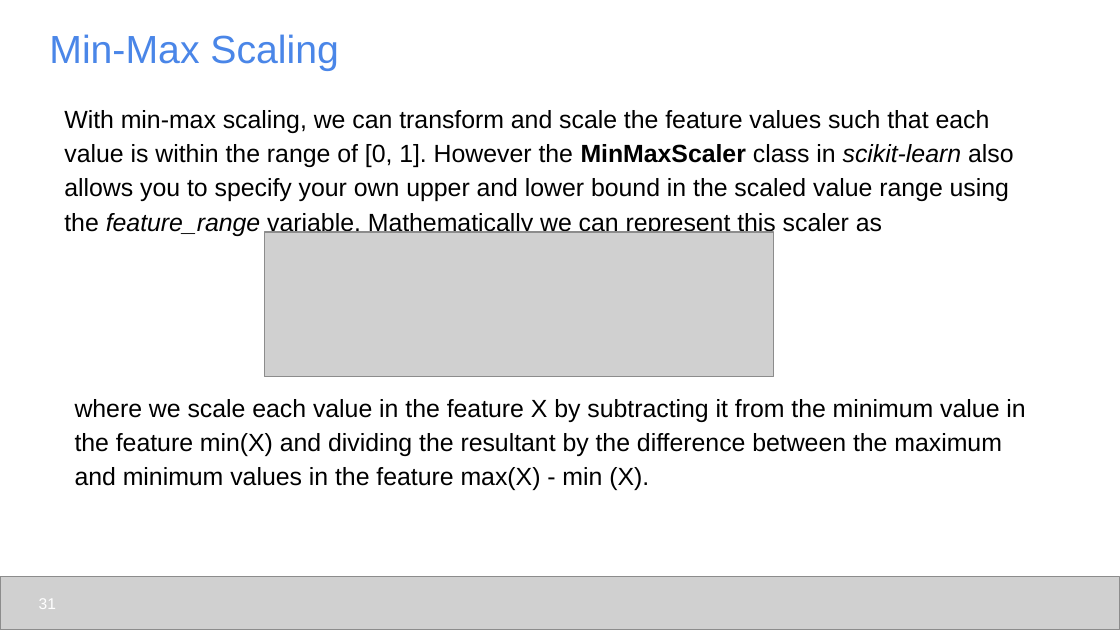
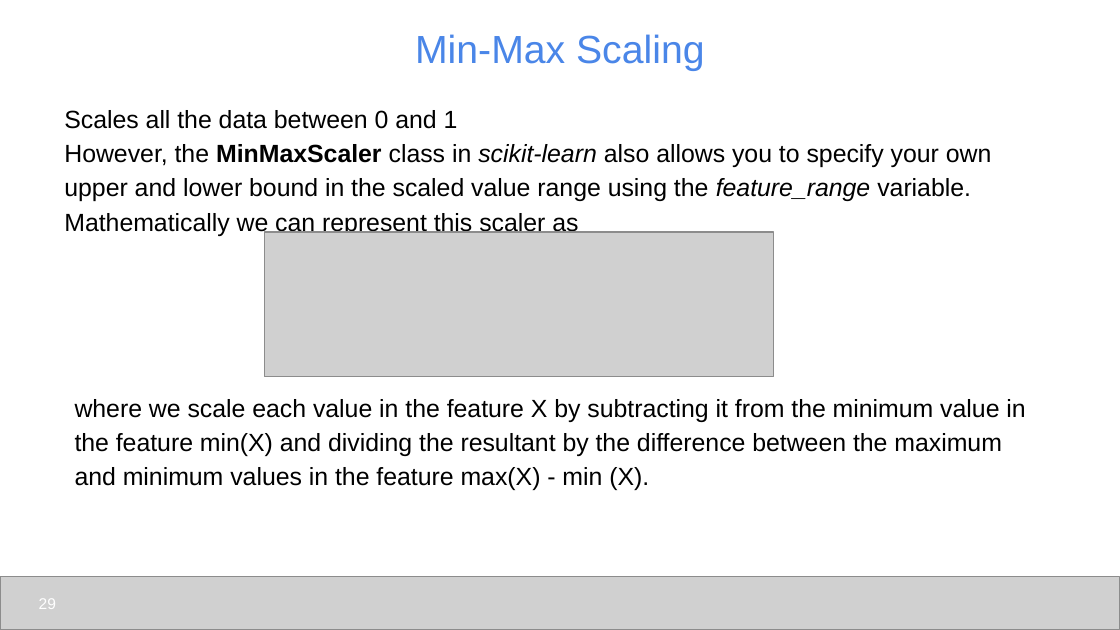
Before and after one commit to udel-cbcb/al_ml_workshop, a slide deck: slide 29 of Day_3/Lectures/Day_3_Lecture_Feature_Engineering_Scaling_Selection.pptx (slide 31 before the commit). Drawn at 1120x630 pixels with LibreOffice and Linux fonts; fonts in the diff are those of the drawing; grey boxes stand for pictures. Boxes give left, top, right and bottom in pixels: in the first picture for what was removed or moved away, otherwise in the second. Text is boxed around its words. In the diff, an @@ line names an element or a change of style, - is before the commit and + after.

```diff
--- a/Day_3/Lectures/Day_3_Lecture_Feature_Engineering_Scaling_Selection.pptx
+++ b/Day_3/Lectures/Day_3_Lecture_Feature_Engineering_Scaling_Selection.pptx
@@ title "Min-Max Scaling" at (x1=415, y1=34, x2=704, y2=71): alignment left to centre @@
@@ text at (x1=64, y1=110, x2=992, y2=237): text changed @@
-With min-max scaling, we can transform and scale the feature values such that each value is within the range of [0, 1]. However the MinMaxScaler class in scikit-learn also allows you to specify your own upper and lower bound in the scaled value range using the feature_range variable. Mathematically we can represent this scaler as
+Scales all the data between 0 and 1
+However, the MinMaxScaler class in scikit-learn also allows you to specify your own upper and lower bound in the scaled value range using the feature_range variable. Mathematically we can represent this scaler as
@@ page number at (x1=39, y1=599, x2=56, y2=609): text changed @@
-31
+29
```
Also in this commit, not shown: 29 other slides changed, 1 slide added, 3 slides removed, 12 other files.
